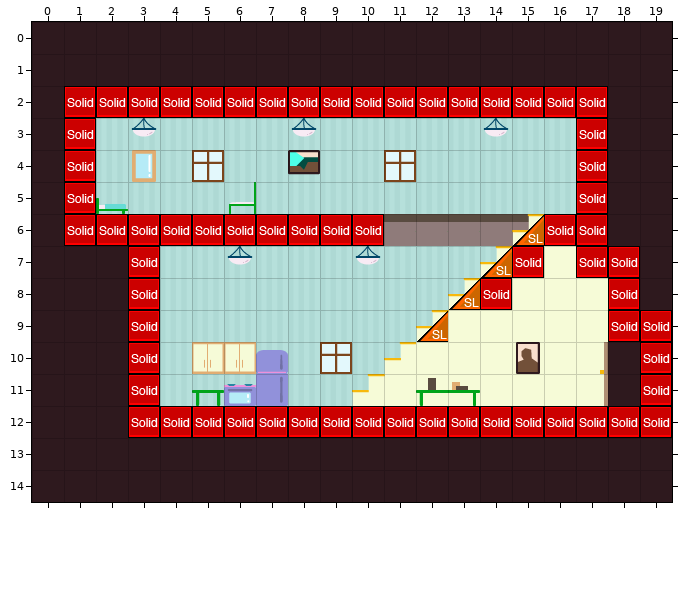
Tiled map, stored at data/map/house.tmx. This is how it looked before the edit.
Cells are 32x32 px. Shown: x 0..19, y 0..14.
Now the later version:
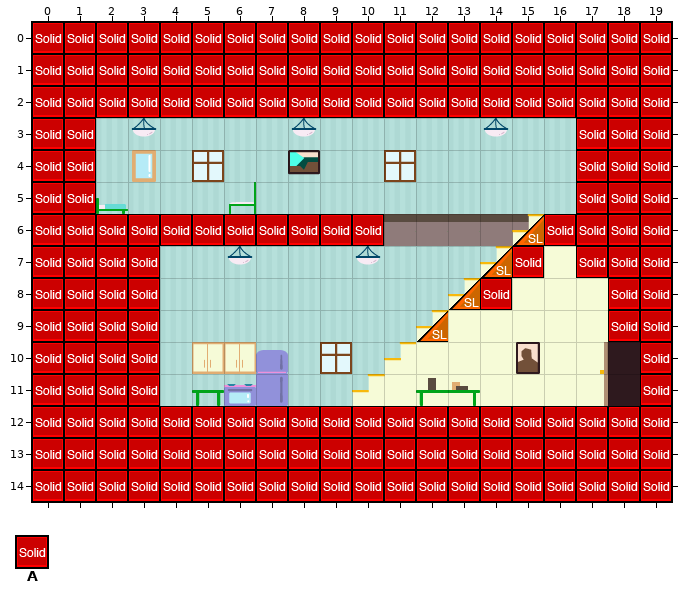
Key: from "metatiles": A 0.
_ is an empty cell.
Difference:
Changed rows in their new state; . is an unchanged cell.
Layer "collision":
first column x 0:
 0 AAAAAAAAAAAAAAAAAAAA
 1 AAAAAAAAAAAAAAAAAAAA
 2 A.................AA
 3 A.................AA
 4 A.................AA
 5 A.................AA
 6 A.................AA
 7 AAA................A
 8 AAA................A
 9 AAA.................
10 AAA.................
11 AAA.................
12 AAA.................
13 AAAAAAAAAAAAAAAAAAAA
14 AAAAAAAAAAAAAAAAAAAA
Pixel boxes of the changes (left, top, right, bottom) in both pictures:
added: (32, 22, 672, 502)
